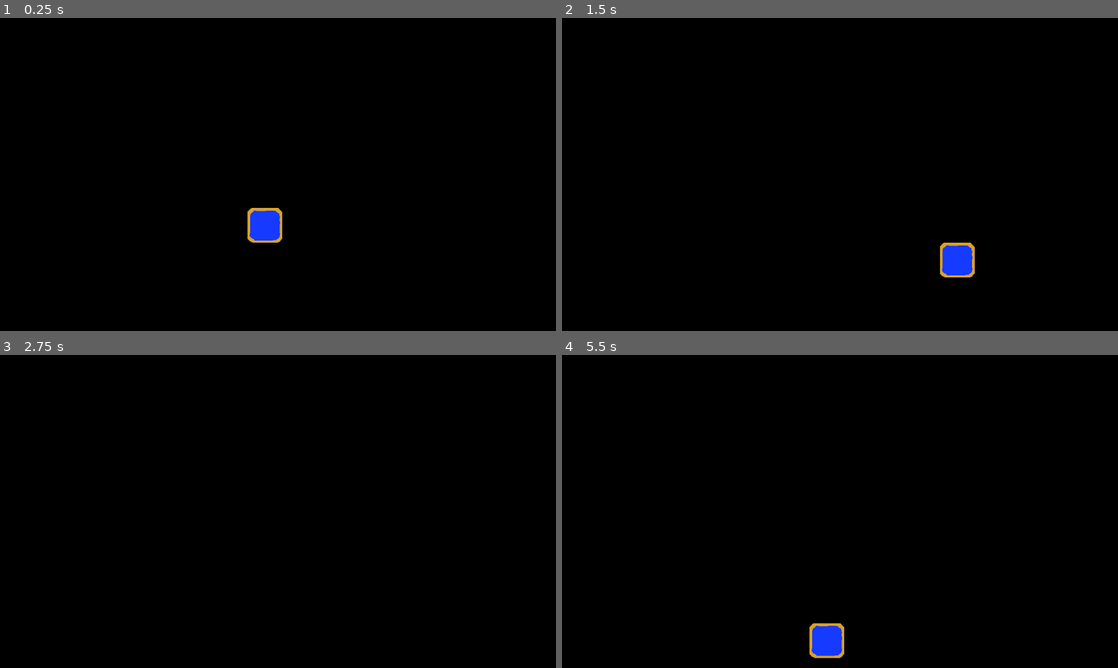
Above: before the commit, frames 1-4 (two rows, left to right).
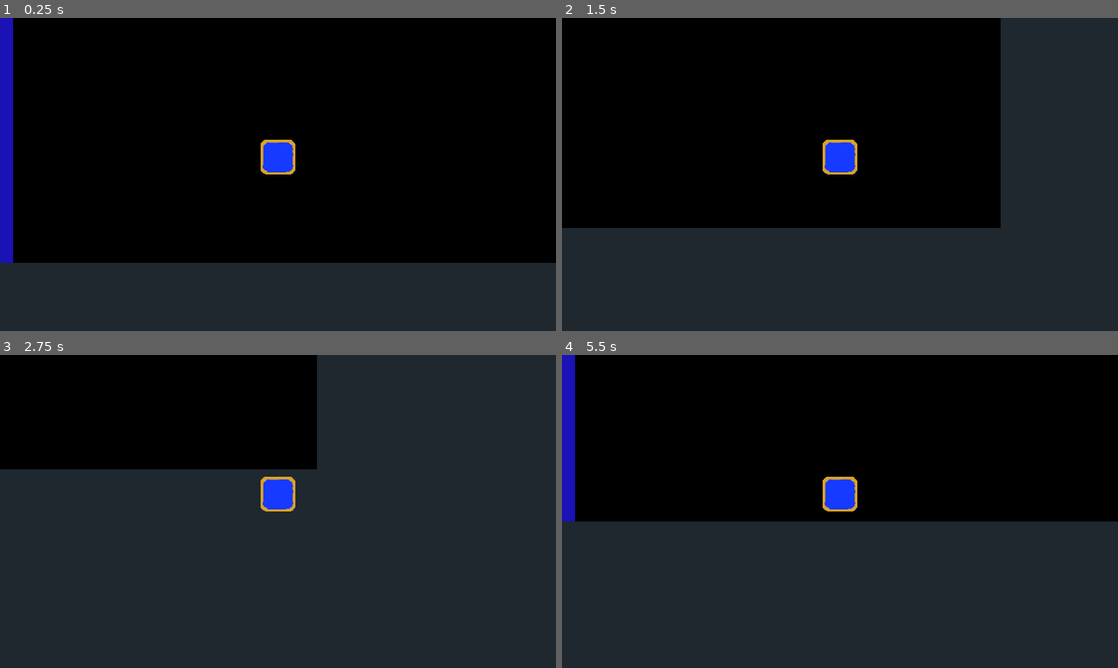
Above: after the commit, the same moments.

Repository: rwyndrum4/MENDAX
Game: Godot game, scene res://Scenes/gameArea/gameArea.tscn
The game is run twice, just before and just after one commit, with the same random seed, the same clock (stepped at 60 frames per second) and the same inputs. This scene is started directly instead of the project's main scene.
Inputs:
- Up to frame 1 (0.25 s): no input
- Up to frame 2 (1.5 s): tap Enter at 0.5 s; hold Right (ui_right) 0.53-1.28 s; hold Down (ui_down) from 1.28 s (still down)
- Up to frame 3 (2.75 s): release Down (ui_down) at 2.03 s; hold Right (ui_right) from 2.03 s (still down)
- Up to frame 4 (5.5 s): release Right (ui_right) at 2.78 s; hold Up (ui_up) 2.78-3.53 s; hold Left (ui_left) 3.53-5.03 s; hold Down (ui_down) from 5.03 s (still down)

The runs differ from the first frame. In frame 1, 25% of the frame differs, in the area x 0-100%, y 0-100%; in frame 2, 48%; in frame 3, 79%; in frame 4, 49%.

Commit message:
testing movement

Diff:
--- a/game/Scenes/gameArea/gameArea.tscn
+++ b/game/Scenes/gameArea/gameArea.tscn
@@ -6,10 +6,33 @@
 [node name="Node2D" type="Node2D"]
 script = ExtResource( 1 )
 
-[node name="ColorRect" type="ColorRect" parent="."]
+[node name="World" type="Control" parent="."]
+margin_right = 40.0
+margin_bottom = 40.0
+
+[node name="ColorRect" type="ColorRect" parent="World"]
 margin_right = 1280.0
 margin_bottom = 720.0
 color = Color( 0, 0, 0, 1 )
 
+[node name="ColorRect2" type="ColorRect" parent="World"]
+margin_left = -1280.0
+margin_bottom = 720.0
+color = Color( 0.105882, 0.0705882, 0.709804, 1 )
+
+[node name="ColorRect3" type="ColorRect" parent="World"]
+margin_left = -1280.0
+margin_top = -720.0
+color = Color( 0.886275, 0.8, 0.109804, 1 )
+
+[node name="ColorRect4" type="ColorRect" parent="World"]
+margin_top = -720.0
+margin_right = 1280.0
+color = Color( 0.870588, 0.0784314, 0.0784314, 1 )
+
 [node name="Player" parent="." instance=ExtResource( 2 )]
 position = Vector2( 610, 517 )
+
+[node name="Camera2D" type="Camera2D" parent="Player"]
+current = true
+smoothing_speed = 2.0
--- a/game/Scenes/player/player.gd
+++ b/game/Scenes/player/player.gd
@@ -1,9 +1,10 @@
 extends KinematicBody2D
 
-func _physics_process(delta) -> void:
+func _physics_process(_delta) -> void:
 	var vel = Vector2(
 		Input.get_action_strength("ui_right") - Input.get_action_strength("ui_left"),
 		Input.get_action_strength("ui_down") - Input.get_action_strength("ui_up")
 	)
 	vel *= 400
+	# warning-ignore:return_value_discarded
 	move_and_slide(vel)
